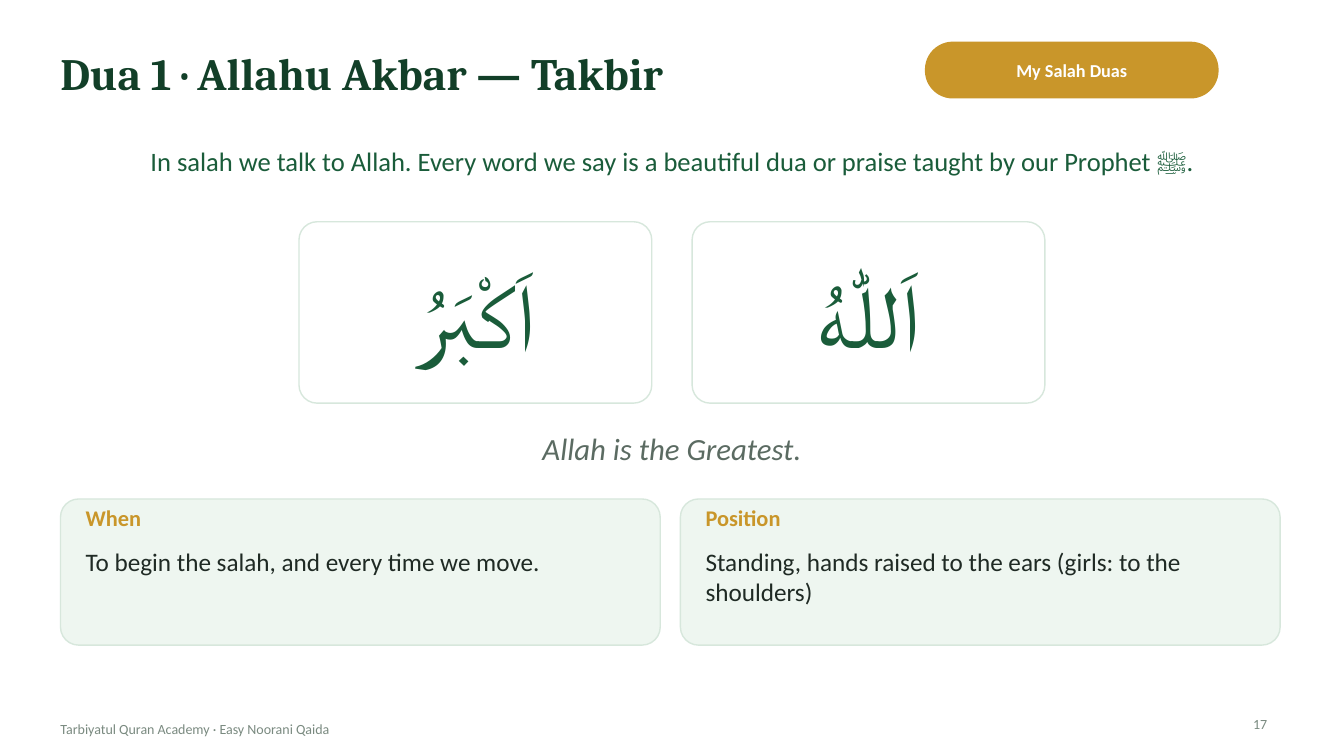
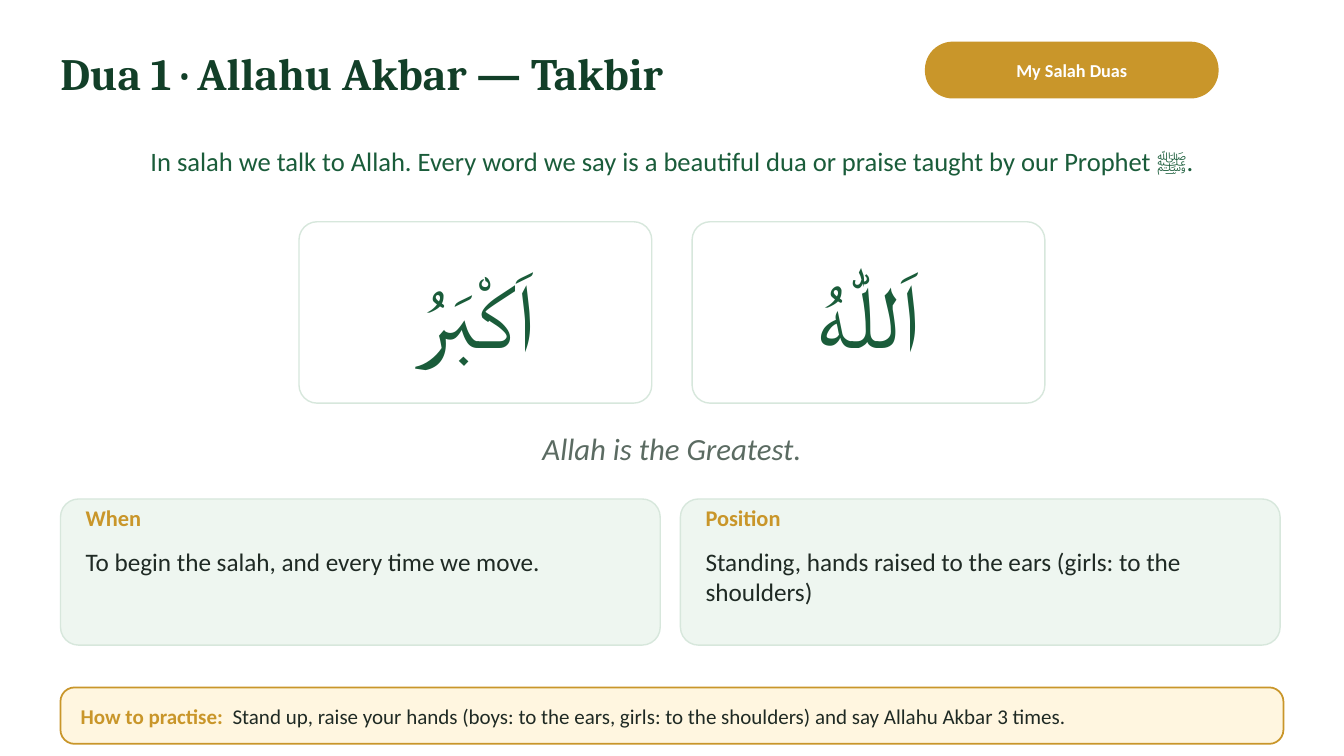
Before and after one commit to ibnhosain/TQA-Management-System, a slide deck: slide 17 of backend/core/deck_seed/easy-noorani-qaida-lecture-01-student.pptx. Drawn at 1344x756 pixels with LibreOffice and Linux fonts; fonts in the diff are those of the drawing; background and template pictures are left out. Boxes give left, top, right and bottom in pixels: in the first picture for what was removed or moved away, otherwise in the second. Text is boxed around its words. In the diff, an @@ line names an element or a change of style, - is before the commit and + after.

```diff
--- a/backend/core/deck_seed/easy-noorani-qaida-lecture-01-student.pptx
+++ b/backend/core/deck_seed/easy-noorani-qaida-lecture-01-student.pptx
@@ rounded rectangle added at (x1=60, y1=688, x2=1284, y2=744), fill #FFF6E0, outline #C9962A 1.25 pt @@
@@ text added at (x1=81, y1=709, x2=1065, y2=728), 15 pt, text #1F2A24 @@
+How to practise: Stand up, raise your hands (boys: to the ears, girls: to the shoulders) and say Allahu Akbar 3 times.
@@ text removed at (x1=60, y1=724, x2=329, y2=736) @@
-Tarbiyatul Quran Academy · Easy Noorani Qaida
@@ page number removed at (x1=1253, y1=720, x2=1267, y2=729) @@
-17
```
Also in this commit, not shown: 20 other slides changed, 2 other files.
